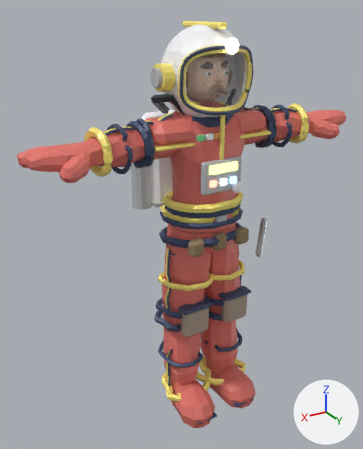
The glTF model assets/models/char_bolt.glb as it was, and as the next commit left it.
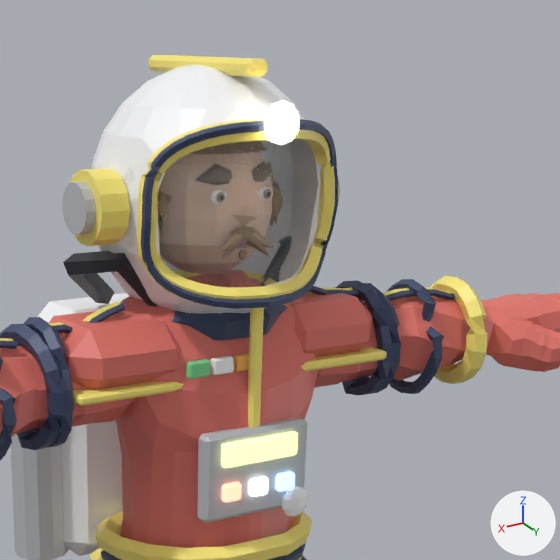
Old and new are each drawn whole from a 50 mm camera at (0.598, 0.926, 0.928) aimed at (0.033, -0.016, 0.457) and again close up on the part from 35% to 93% of the width and 0% to 47% of the height. Lighting does not change. The marker at lower right points along +X, +Y and +Z. The last two pictures show the newer version. Where no turn or scale is listed for an object, it has been applied to the vertices. Vertices at exactly the same position are counted once.

Objects in the first close-up: 'Abdomen_bolt_trim', 'Chest_gray', 'Chest_white', 'Head_bolt_helm', 'Head_bolt_trim', 'Head_dark', 'Head_visor', 'LowerArm.L_dark', 'LowerArm.R_dark', 'UpperArm.L_bolt_suit', 'UpperArm.R_bolt_suit', 'Worker_Body_suit' and 18 more.
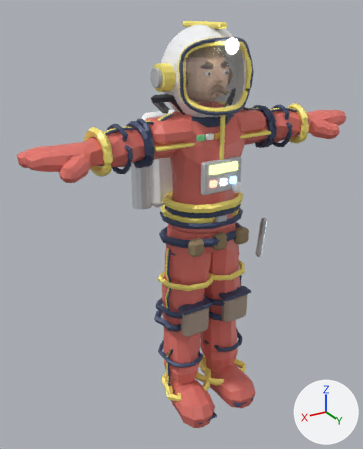
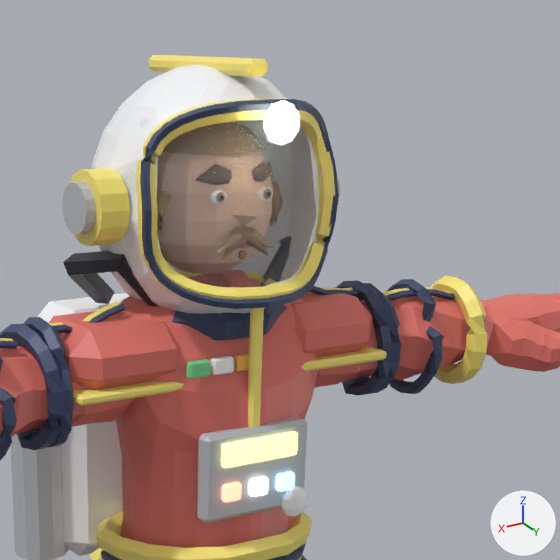
Changed parts and their boxes [x1, y1, x2, y2] in the close-ups (560 x 560 px; the box of a moved part takes in the faces that stretch with it):
'Head_bolt_helm', reshaped
    before: [91, 65, 315, 314]
    after: [91, 65, 317, 314]
'Head_dark', reshaped (10% taller)
    before: [141, 119, 338, 309]
    after: [140, 99, 339, 309]
part 1 of me_sphere, moved or reshaped
    before: [112, 84, 315, 301]
    after: [112, 84, 317, 301]
part 2 of me_tube, moved or reshaped
    before: [137, 119, 335, 297]
    after: [136, 98, 335, 297]
part 3 of me_tube_001, moved or reshaped
    before: [141, 119, 338, 301]
    after: [140, 99, 339, 300]

Diff of the bpy script that builds the scene:
```diff
--- a/assets/models/char_bolt.glb.py
+++ b/assets/models/char_bolt.glb.py
@@ me_sphere @@
 # used by ob_head_bolt_helm; location = (0.0, 0.0, 0.0)
-me_sphere.from_pydata(...)  # 400 vertices, 796 faces; spans x -0.09..0.09, y -0.078..0.102, z 0.703..0.9
+me_sphere.from_pydata(...)  # 390 vertices, 776 faces; spans x -0.09..0.09, y -0.078..0.097, z 0.703..0.9
+# me_sphere part 1
+# 40 vertices are removed from x -0.073..0.074, y 0.045..0.102, z 0.752..0.871
+# 140 faces are deleted
+# 20 vertices move from x -0.078..0.078, y 0.045..0.09, z 0.749..0.871 to x -0.079..0.079, y 0.063..0.092, z 0.75..0.868
+# 30 vertices are added at x -0.074..0.074, y 0.045..0.072, z 0.752..0.86
+# 120 new faces join them
 me_sphere.materials.append(mat_bolt_helm)
@@ me_tube @@
 # used by ob_head_bolt_trim; location = (0.0, 0.0, 0.0)
-me_tube.from_pydata(...)  # 280 vertices, 548 faces; spans x -0.108..0.108, y -0.055..0.11, z 0.733..0.904
+me_tube.from_pydata(...)  # 280 vertices, 548 faces; spans x -0.108..0.108, y -0.055..0.105, z 0.732..0.904
+# me_tube part 2: 163 of 280 vertices moved; they spanned x -0.088..0.087, y 0.056..0.11, z 0.741..0.864 and now span x -0.088..0.087, y 0.053..0.1, z 0.742..0.877; mean shift (0.0, -0.005, 0.008); largest move (-0.04, 0.101, 0.857) -> (-0.04, 0.089, 0.87)
 me_tube.materials.append(mat_bolt_trim)
@@ me_tube_001 @@
 # used by ob_head_dark; location = (0.0, 0.0, 0.0)
-me_tube_001.from_pydata(...)  # 200 vertices, 400 faces; spans x -0.088..0.088, y 0.063..0.113, z 0.732..0.864
+me_tube_001.from_pydata(...)  # 200 vertices, 400 faces; spans x -0.088..0.088, y 0.061..0.107, z 0.732..0.877
+# me_tube_001 part 3: 165 of 200 vertices moved; they spanned x -0.088..0.088, y 0.063..0.113, z 0.741..0.864 and now span x -0.088..0.088, y 0.061..0.102, z 0.742..0.877; mean shift (0.0, -0.005, 0.008); largest move (-0.041, 0.103, 0.859) -> (-0.041, 0.091, 0.872)
 me_tube_001.materials.append(mat_dark)
```
